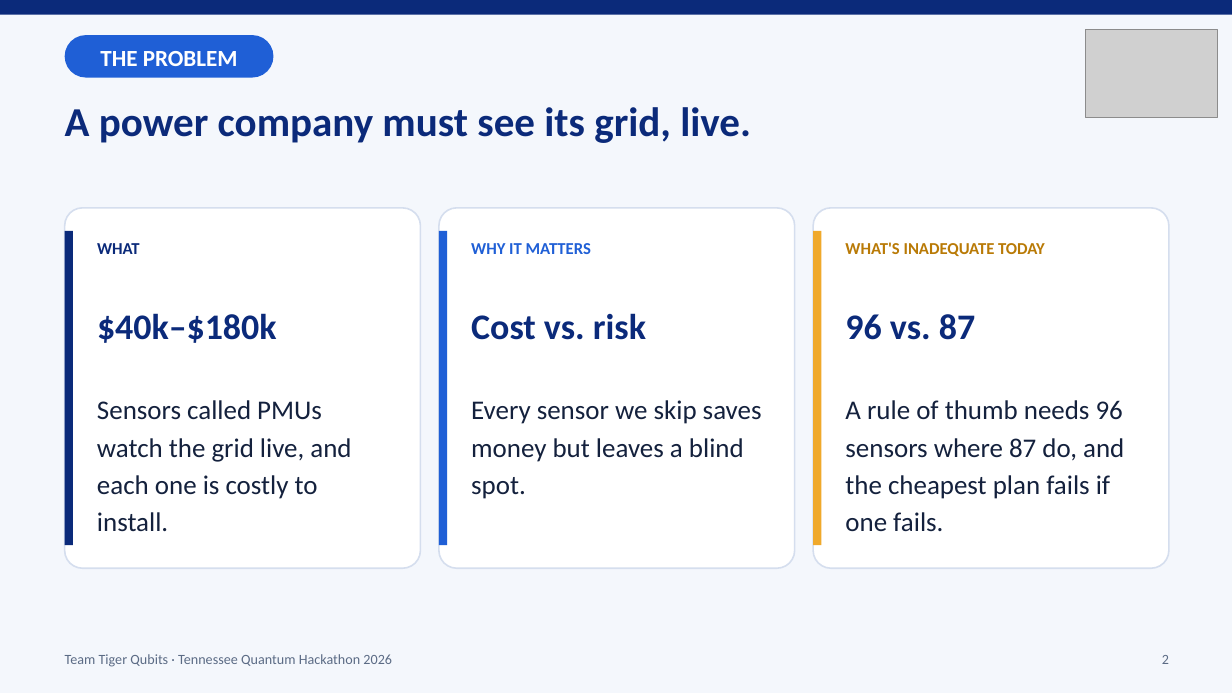
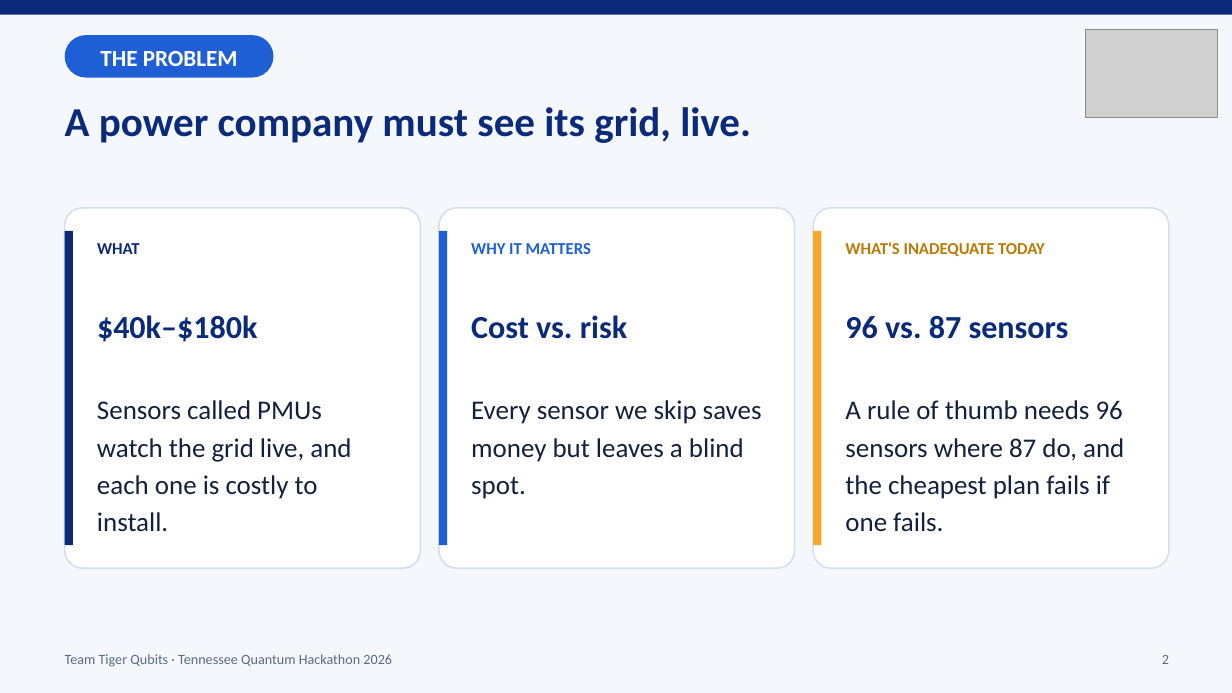
Before and after one commit to maalik313/pmu-placement-team, a slide deck: slide 2 of docs/deck/Tiger_Qubits_Pitch_v2.pptx. Drawn at 1232x693 pixels with LibreOffice and Linux fonts; fonts in the diff are those of the drawing; grey boxes stand for pictures. Boxes give left, top, right and bottom in pixels: in the first picture for what was removed or moved away, otherwise in the second. Text is boxed around its words. In the diff, an @@ line names an element or a change of style, - is before the commit and + after.

```diff
--- a/docs/deck/Tiger_Qubits_Pitch_v2.pptx
+++ b/docs/deck/Tiger_Qubits_Pitch_v2.pptx
@@ text "$40k–$180k" at <box>97,315,257,342</box>: size 28 to 25 pt @@
@@ text "Cost vs. risk" at <box>471,315,627,339</box>: size 28 to 25 pt @@
@@ text at <box>845,316,1069,339</box>: text changed; size 28 to 25 pt @@
-96 vs. 87
+96 vs. 87 sensors
```
